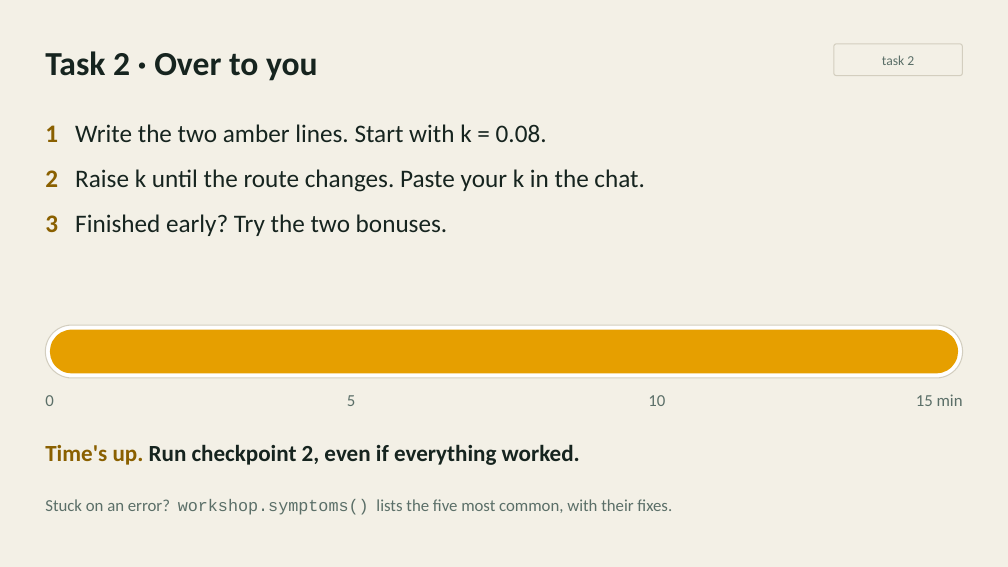
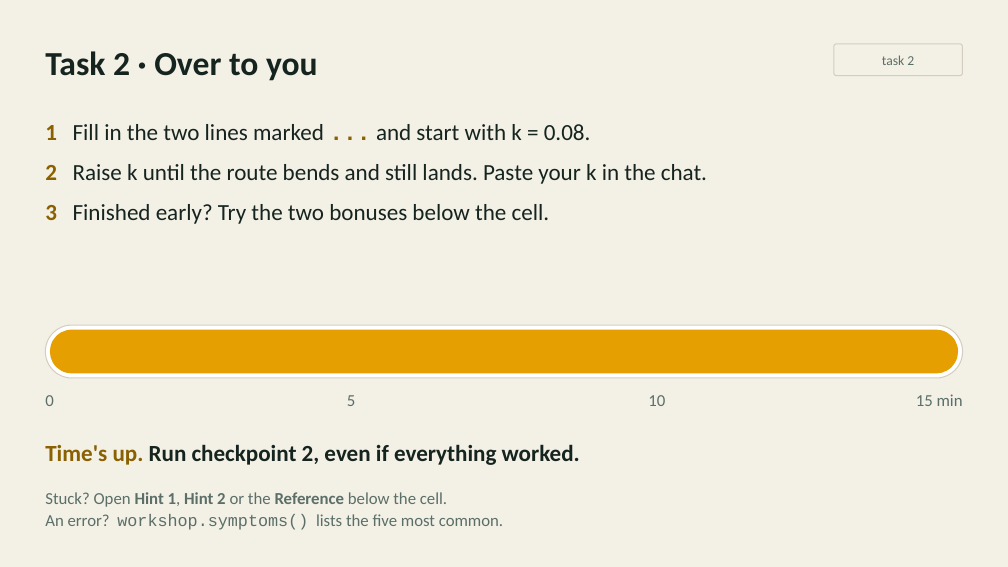
Before and after one commit to inferogenesis/cpomdp-workshop, a slide deck: slide 13 of deck/cpomdp_symposium_2026.pptx (slide 15 before the commit). Drawn at 1008x567 pixels with LibreOffice and Linux fonts; fonts in the diff are those of the drawing. Boxes give left, top, right and bottom in pixels: in the first picture for what was removed or moved away, otherwise in the second. Text is boxed around its words. In the diff, an @@ line names an element or a change of style, - is before the commit and + after.

```diff
--- a/deck/cpomdp_symposium_2026.pptx
+++ b/deck/cpomdp_symposium_2026.pptx
@@ text at [45, 124, 707, 224]: text changed; size 24 to 22 pt @@
-1 Write the two amber lines. Start with k = 0.08.
-2 Raise k until the route changes. Paste your k in the chat.
-3 Finished early? Try the two bonuses.
+1 Fill in the two lines marked ... and start with k = 0.08.
+2 Raise k until the route bends and still lands. Paste your k in the chat.
+3 Finished early? Try the two bonuses below the cell.
@@ text at [45, 492, 503, 530]: text changed @@
-Stuck on an error? workshop.symptoms() lists the five most common, with their fixes.
+Stuck? Open Hint 1, Hint 2 or the Reference below the cell.
+An error? workshop.symptoms() lists the five most common.
```
Also in this commit, not shown: 4 other slides changed, 3 slides removed, 6 other files.
